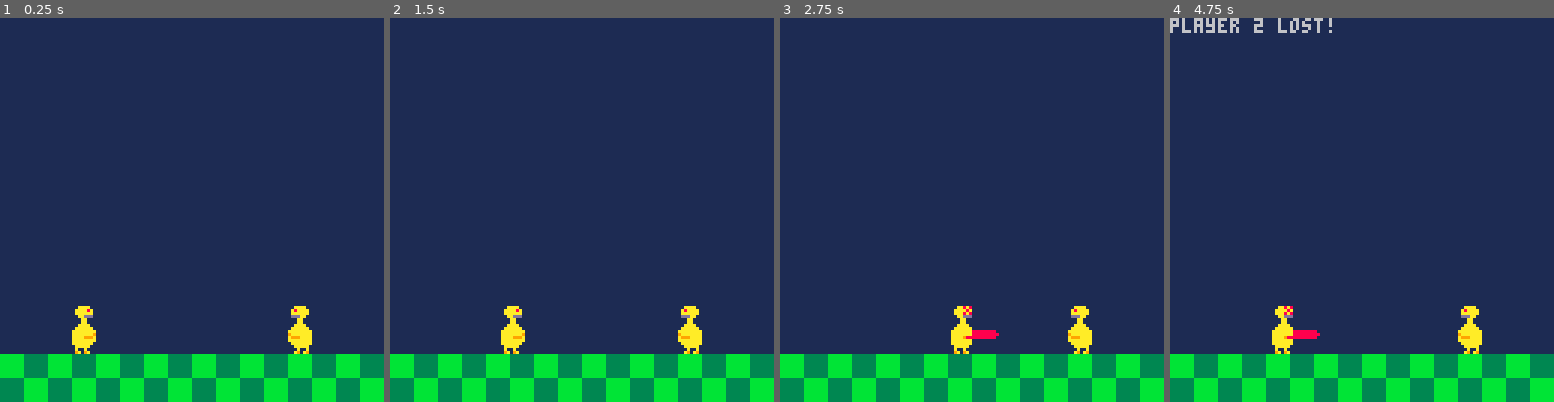
Above: before the commit, frames 1-4 (left to right).
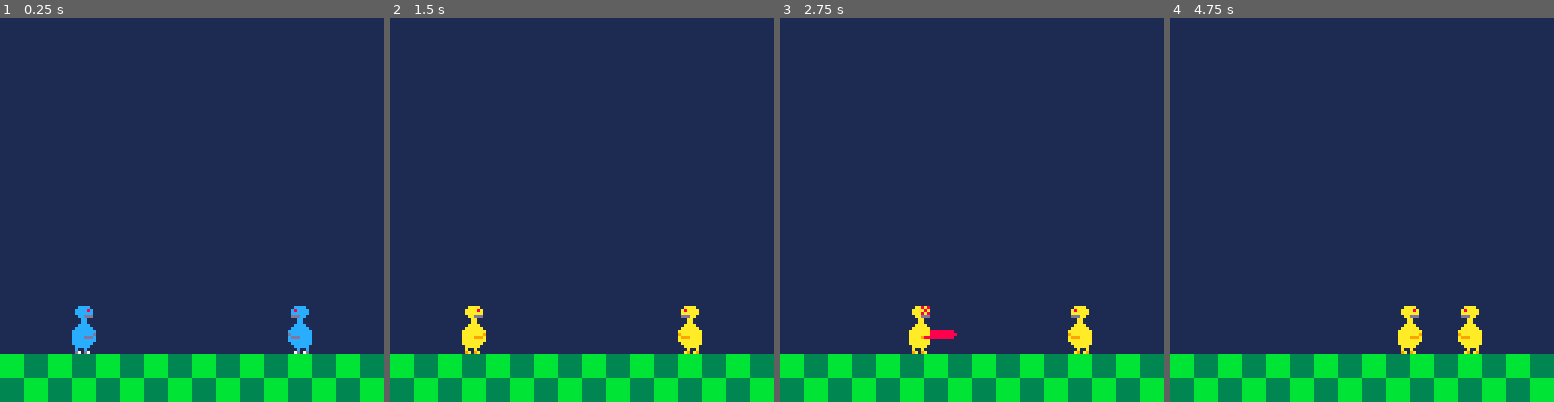
Above: after the commit, the same moments.

Repository: davidjtferguson/dancejab
Game: PICO-8 cartridge jab.p8
The game is run twice, just before and just after one commit, with the same random seed, the same clock (stepped at 60 frames per second) and the same inputs.
Inputs:
- Up to frame 1 (0.25 s): no input
- Up to frame 2 (1.5 s): tap X (X key) at 0.33, 1.07 s; tap O (Z key) at 0.7 s
- Up to frame 3 (2.75 s): hold Right 1.6-2.1 s; tap O (Z key) at 1.7, 2.1, 2.5 s; tap X (X key) at 1.85 s; hold Right from 2.47 s (still down)
- Up to frame 4 (4.75 s): tap O (Z key) every 0.4 s from 2.9 to 4.5 s; tap X (X key) at 2.97, 4.08 s; release Right at 3.03 s; hold Left 3.08-3.58 s; hold Right 4.02-4.68 s

The runs differ from the first frame. In frame 1, 1.0% of the frame differs, in the area x 18-82%, y 75-88%; in frame 2, 1.0%; in frame 3, 1.3%; in frame 4, 1.8%, in the area x 0-66%, y 0-88%.

Commit message:
pause between rounds

Diff:
--- a/jab.p8
+++ b/jab.p8
@@ -27,6 +27,12 @@
   -- each frame there's no input
   -- and not rolling
   xdecellrate=.7,
+
+  --xvel is multiplied by this
+  -- on character collision
+  -- so 1 for no effect,
+  -- -1 to reverse current vel
+  xcollisionmult=-1,
 
   --hitbox sizes in pixels
   -- (won't effect visual)
@@ -39,11 +45,12 @@
   --vars, don't edit
   x=x,
   xvel=0,
-  state="none",
-  statetimer=0,
   y=96,
   s=2,
   flipped=flipped,
+  --start stopped
+  state="start",
+  statetimer=90,
  }
  add(avs,av)
  return av
@@ -89,11 +96,12 @@
 
  --collision
  if aabbcollision(p1,p2) then
-  --flip velocity, so walking
+  --if -1
+  -- flips velocity, so walking
   -- is strong against dashing
   -- at gaining space.
-  p1.xvel*=-1
-  p2.xvel*=-1
+  p1.xvel*=av.xcollisionmult
+  p2.xvel*=av.xcollisionmult
 
   --bounce off eachother
   p1.xvel-=0.25
@@ -152,6 +160,8 @@
  elseif av.state=="jablag" then
   av.s=5
   av.xvel=0
+ elseif av.state=="start" then
+  av.s=4
  end
 
  if av.statetimer==0 then
@@ -257,22 +267,22 @@
  return true
 end
 __gfx__
-00000000bbbbbbbb00aaaa0000cccc00000000000022220000aa8a80000000000000000000000000000000000000000000000000000000000000000000000000
-00000000bbbbbbbb0aaaa8a00cccc8c000000000022228200aaaa8a0000000000000000000000000000000000000000000000000000000000000000000000000
-00700700bbbbbbbb0aaaaaa00cccccc000000000022222200aaa8a80000000000000000000000000000000000000000000000000000000000000000000000000
-00077000bbbbbbbb00aaddd000ccddd0000000000022ddd000aaddd0000000000000000000000000000000000000000000000000000000000000000000000000
-00077000bbbbbbbb000aa000000cc0000000000000022000000aa000000000000000000000000000000000000000000000000000000000000000000000000000
-00700700bbbbbbbb000aa000000cc0000000000000022000000aa000000000000000000000000000000000000000000000000000000000000000000000000000
-00000000bbbbbbbb00aaaa0000cccc00000000000022220000aaaa00000000000000000000000000000000000000000000000000000000000000000000000000
-00000000bbbbbbbb0aaaaaa00cccccc000000000022222200aaaaaa0000000000000000000000000000000000000000000000000000000000000000000000000
-33333333ccccccccaaaaaaaacccccccc0000000022222222aaaaaaa8888888800000000000000000000000000000000000000000000000000000000000000000
-33333333ccccccccaaaaaaa9cccccccd0000000022222292aaaaaaa8888888880000000000000000000000000000000000000000000000000000000000000000
-33333333ccccccccaaaa999accccdddc0000000022229922aaaa9888888888800000000000000000000000000000000000000000000000000000000000000000
-33333333ccccccccaaaaaaaacccccccc0000000022222222aaaaaaa0000000000000000000000000000000000000000000000000000000000000000000000000
-33333333ccccccccaaaaaaa0ccccccc00000000022222220aaaaaaa0000000000000000000000000000000000000000000000000000000000000000000000000
-33333333cccccccc0aaaaa000ccccc0000000000022222000aaaaa00000000000000000000000000000000000000000000000000000000000000000000000000
-33333333cccccccc0a00a0000c00c00000000000020020000a00a000000000000000000000000000000000000000000000000000000000000000000000000000
-33333333cccccccc09a09a000d70d7000000000009a09a0009a09a00000000000000000000000000000000000000000000000000000000000000000000000000
+00000000bbbbbbbb00aaaa0000bbbb0000cccc000022220000aa8a80000000000000000000000000000000000000000000000000000000000000000000000000
+00000000bbbbbbbb0aaaa8a00bbbb8b00cccc8c0022228200aaaa8a0000000000000000000000000000000000000000000000000000000000000000000000000
+00700700bbbbbbbb0aaaaaa00bbbbbb00cccccc0022222200aaa8a80000000000000000000000000000000000000000000000000000000000000000000000000
+00077000bbbbbbbb00aaddd000bbddd000ccddd00022ddd000aaddd0000000000000000000000000000000000000000000000000000000000000000000000000
+00077000bbbbbbbb000aa000000bb000000cc00000022000000aa000000000000000000000000000000000000000000000000000000000000000000000000000
+00700700bbbbbbbb000aa000000bb000000cc00000022000000aa000000000000000000000000000000000000000000000000000000000000000000000000000
+00000000bbbbbbbb00aaaa0000bbbb0000cccc000022220000aaaa00000000000000000000000000000000000000000000000000000000000000000000000000
+00000000bbbbbbbb0aaaaaa00bbbbbb00cccccc0022222200aaaaaa0000000000000000000000000000000000000000000000000000000000000000000000000
+33333333ccccccccaaaaaaaabbbbbbbbcccccccc22222222aaaaaaa8888888800000000000000000000000000000000000000000000000000000000000000000
+33333333ccccccccaaaaaaa9bbbbbbbdcccccccd22222292aaaaaaa8888888880000000000000000000000000000000000000000000000000000000000000000
+33333333ccccccccaaaa999abbbbdddbccccdddc22229922aaaa9888888888800000000000000000000000000000000000000000000000000000000000000000
+33333333ccccccccaaaaaaaabbbbbbbbcccccccc22222222aaaaaaa0000000000000000000000000000000000000000000000000000000000000000000000000
+33333333ccccccccaaaaaaa0bbbbbbb0ccccccc022222220aaaaaaa0000000000000000000000000000000000000000000000000000000000000000000000000
+33333333cccccccc0aaaaa000bbbbb000ccccc00022222000aaaaa00000000000000000000000000000000000000000000000000000000000000000000000000
+33333333cccccccc0a00a0000b00b0000c00c000020020000a00a000000000000000000000000000000000000000000000000000000000000000000000000000
+33333333cccccccc09a09a000d70d7000d70d70009a09a0009a09a00000000000000000000000000000000000000000000000000000000000000000000000000
 
 
 
